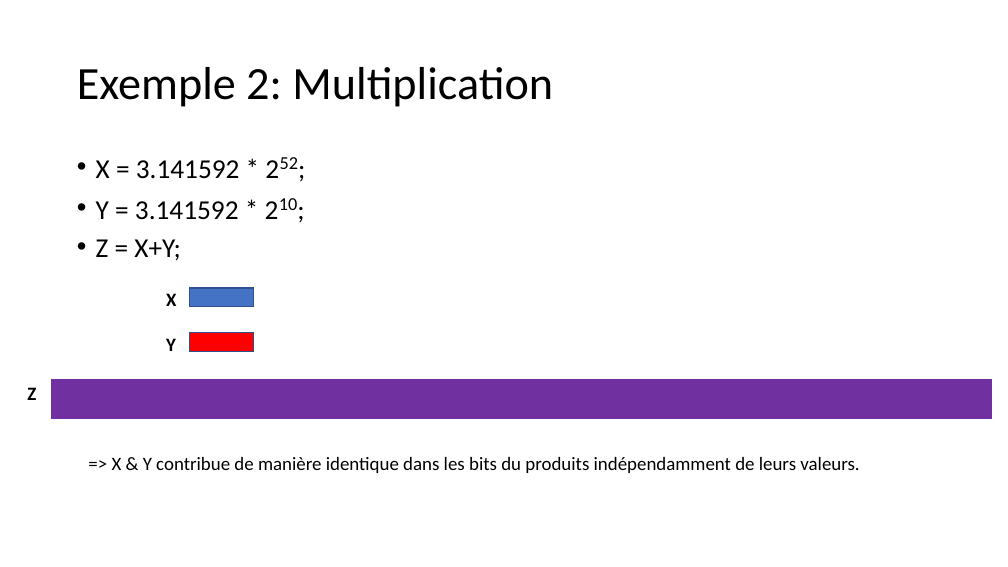
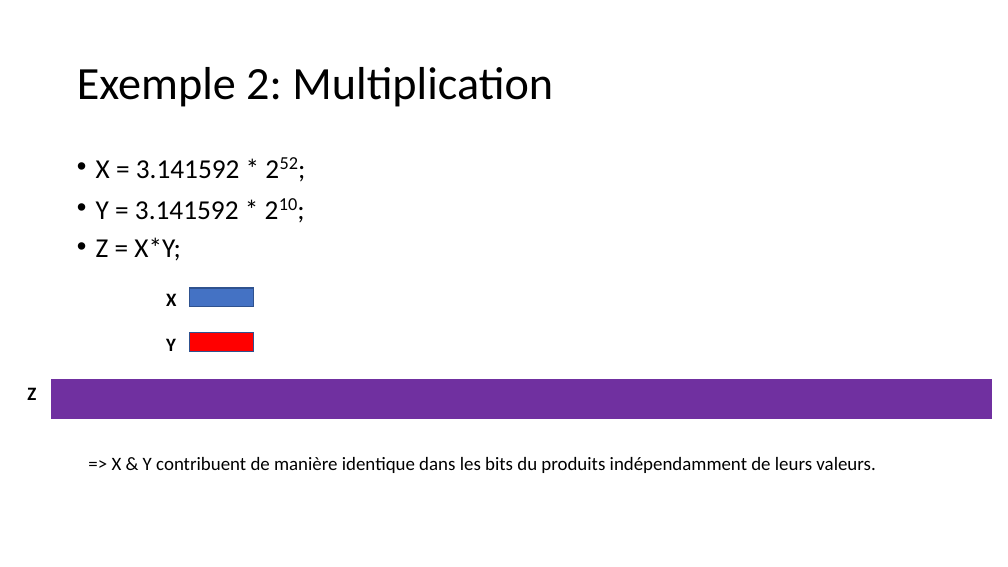
Before and after one commit to ddavid42/chromatic, a slide deck: slide 7 of Presentation/Représentation et analyse chromatique de l’influence des valeurs.odp. Drawn at 1008x567 pixels with LibreOffice and Linux fonts; fonts in the diff are those of the drawing. Boxes give left, top, right and bottom in pixels: in the first picture for what was removed or moved away, otherwise in the second. Text is boxed around its words. In the diff, an @@ line names an element or a change of style, - is before the commit and + after.

Commit message:
correct some typos in the presentation

```diff
--- a/Presentation/Représentation et analyse chromatique de l’influence des valeurs.odp
+++ b/Presentation/Représentation et analyse chromatique de l’influence des valeurs.odp
@@ text at box(96, 237, 181, 261): text changed @@
-• Z = X+Y;
+• Z = X*Y;
@@ text at box(112, 457, 875, 473): text changed @@
-=> X & Y contribue de manière identique dans les bits du produits indépendamment de leurs valeurs.
+=> X & Y contribuent de manière identique dans les bits du produits indépendamment de leurs valeurs.
```
Also in this commit, not shown: 7 other slides changed.
